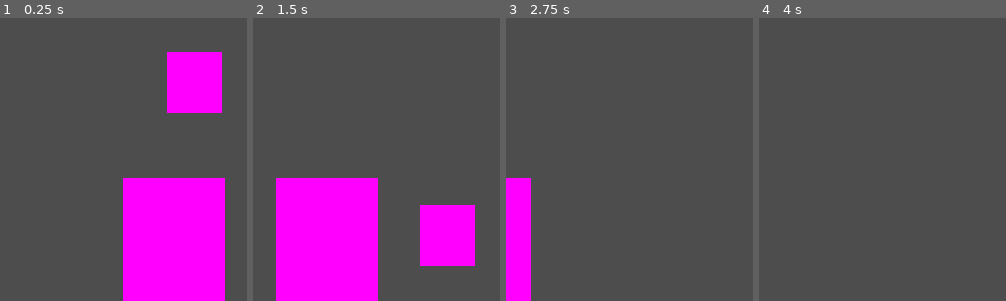
Above: before the commit, frames 1-4 (left to right).
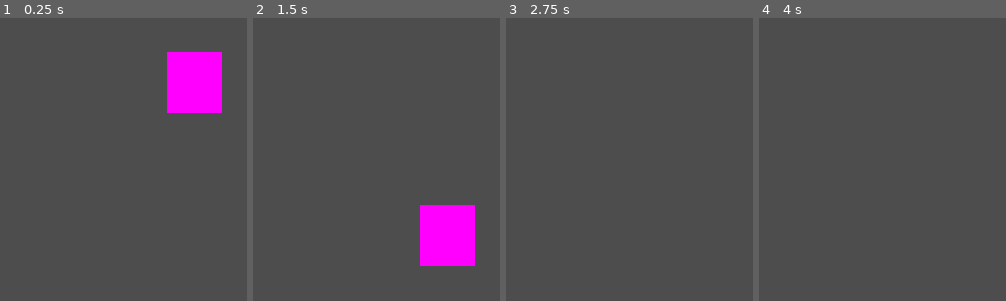
Above: after the commit, the same moments.

Repository: davidward462/flappy-bird
Game: Godot game, scene res://scenes/game.tscn
Same seed, same stepped clock (60 frames per second), same inputs: the game is played once before the commit and once after it.
Inputs:
- Up to frame 1 (0.25 s): no input
- Up to frame 2 (1.5 s): tap Space (jump) at 0.77 s; hold Down (ui_down) from 1.28 s (still down)
- Up to frame 3 (2.75 s): tap Space (jump) at 1.52 s; release Down (ui_down) at 2.03 s
- Up to frame 4 (4 s): tap Space (jump) at 3.02, 3.77 s; tap Enter at 3.5 s; hold Down (ui_down) from 3.53 s (still down)

The runs differ from the first frame. In frame 1, 18% of the frame differs, in the area x 49-92%, y 56-100%; in frame 2, 18%; in frame 3, 4.4%; in frame 4, nothing differs.
Error after the commit: Parse Error: Function "create_wall()" not found in base self. (res://scripts/game.gd:7)

Commit message:
remove testing wall

Diff:
--- a/scenes/game.tscn
+++ b/scenes/game.tscn
@@ -1,15 +1,13 @@
 [gd_scene load_steps=3 format=3 uid="uid://bssr8a8i1nlbg"]
 
+[ext_resource type="Script" path="res://scripts/game.gd" id="1_2cm83"]
 [ext_resource type="PackedScene" uid="uid://bfso104brjspo" path="res://scenes/player.tscn" id="1_kf1n1"]
-[ext_resource type="PackedScene" uid="uid://dfcpibawan7lp" path="res://scenes/wall.tscn" id="2_b1k0i"]
 
 [node name="Game" type="Node"]
+script = ExtResource("1_2cm83")
 
 [node name="Camera2D" type="Camera2D" parent="."]
 position = Vector2(200, 300)
 
 [node name="Player" parent="." instance=ExtResource("1_kf1n1")]
 position = Vector2(177, 373)
-
-[node name="Area2D" parent="." instance=ExtResource("2_b1k0i")]
-position = Vector2(193, 598)
